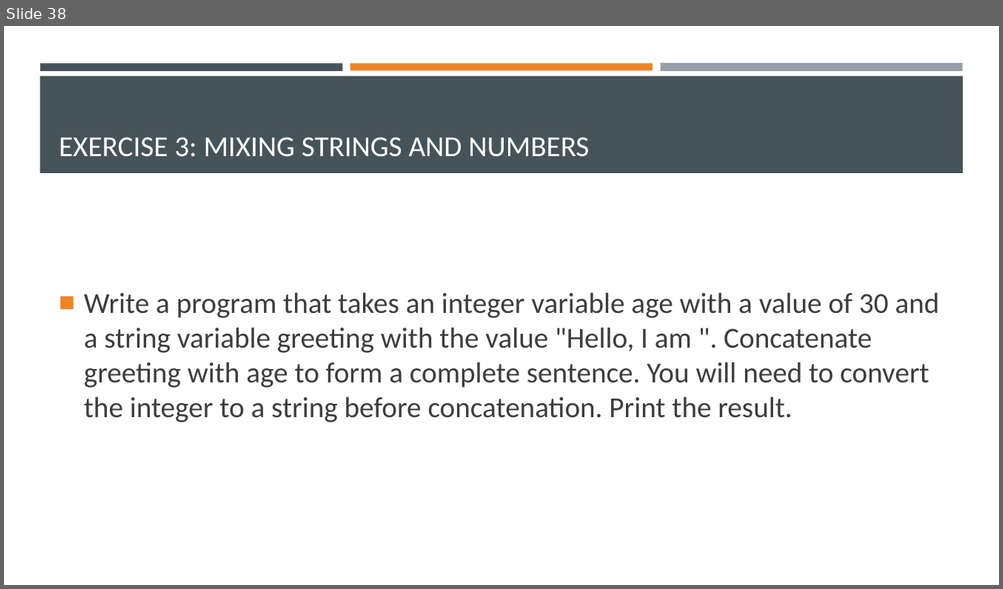
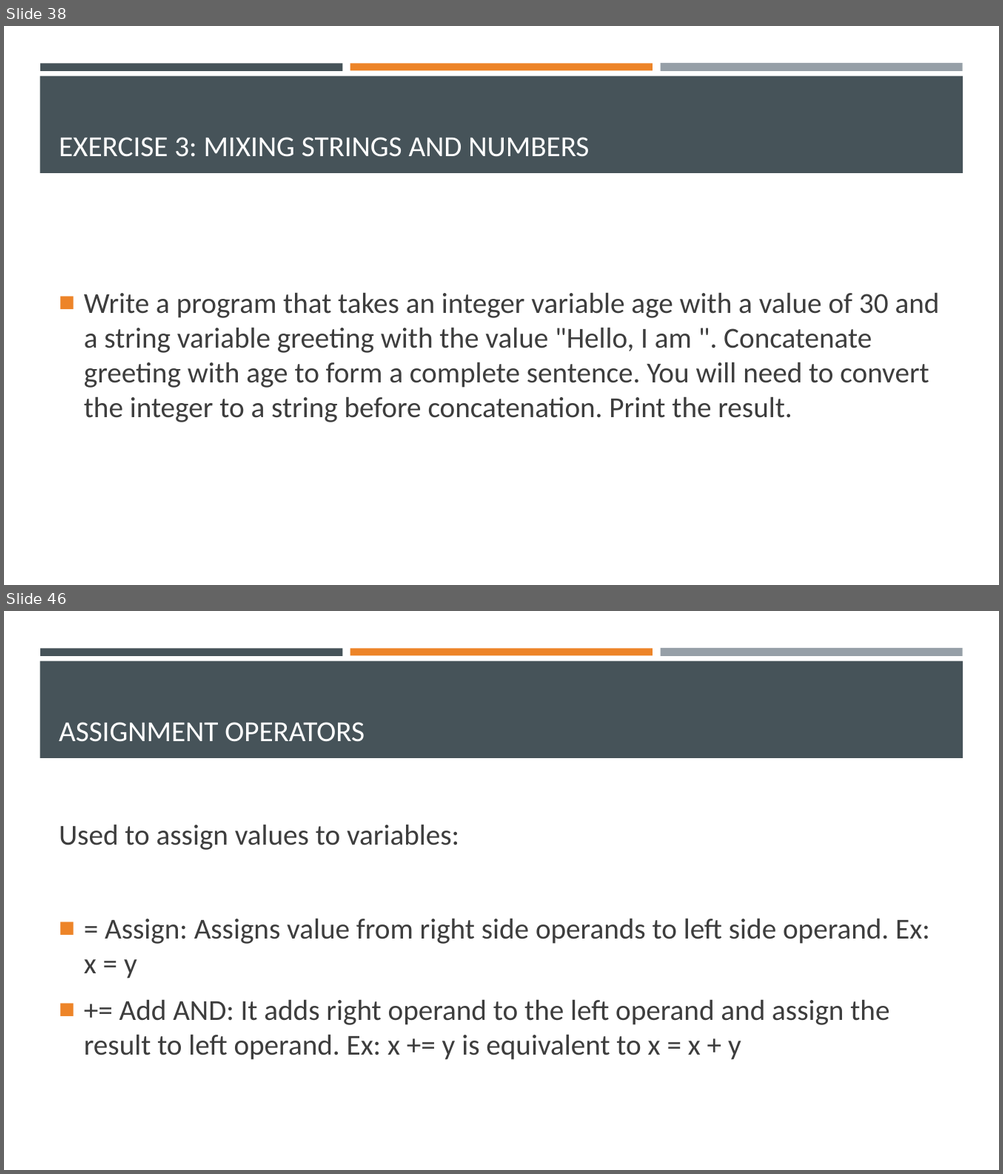
Before and after one commit to Ghost0396/iot, a slide deck: python/Python 3.pptx. Shown one above the other, each under a label of ours: slide 38 before the commit, slides 38 and 46 after it; the slides between them are not shown. The pictures are 1003x589 and 1003x1174 pixels, drawn with LibreOffice and Linux fonts; fonts in the diff are those of the drawing. Boxes give left, top, right and bottom in pixels: in the first picture for what was removed or moved away, otherwise in the second. Text is boxed around its words. In the diff, an @@ line names an element or a change of style, - is before the commit and + after.

```diff
--- a/python/Python 3.pptx
+++ b/python/Python 3.pptx
@@ slide 46 added at (4, 611, 999, 1170), background #FFFFFF; not listed: 4 template elements that a slide beside it also shows @@
@@ title added at (59, 722, 364, 742), 28 pt, text #FFFFFF @@
+ASSIGNMENT OPERATORS
@@ text added at (59, 824, 930, 1060), 28 pt, text #3D3D3D @@
+Used to assign values to variables:
+■ = Assign: Assigns value from right side operands to left side operand. Ex: x = y
+■ += Add AND: It adds right operand to the left operand and assign the result to left operand. Ex: x += y is equivalent to x = x + y
```
Also in this commit, not shown: 4 slides changed, 14 other slides added, 5 other files.
